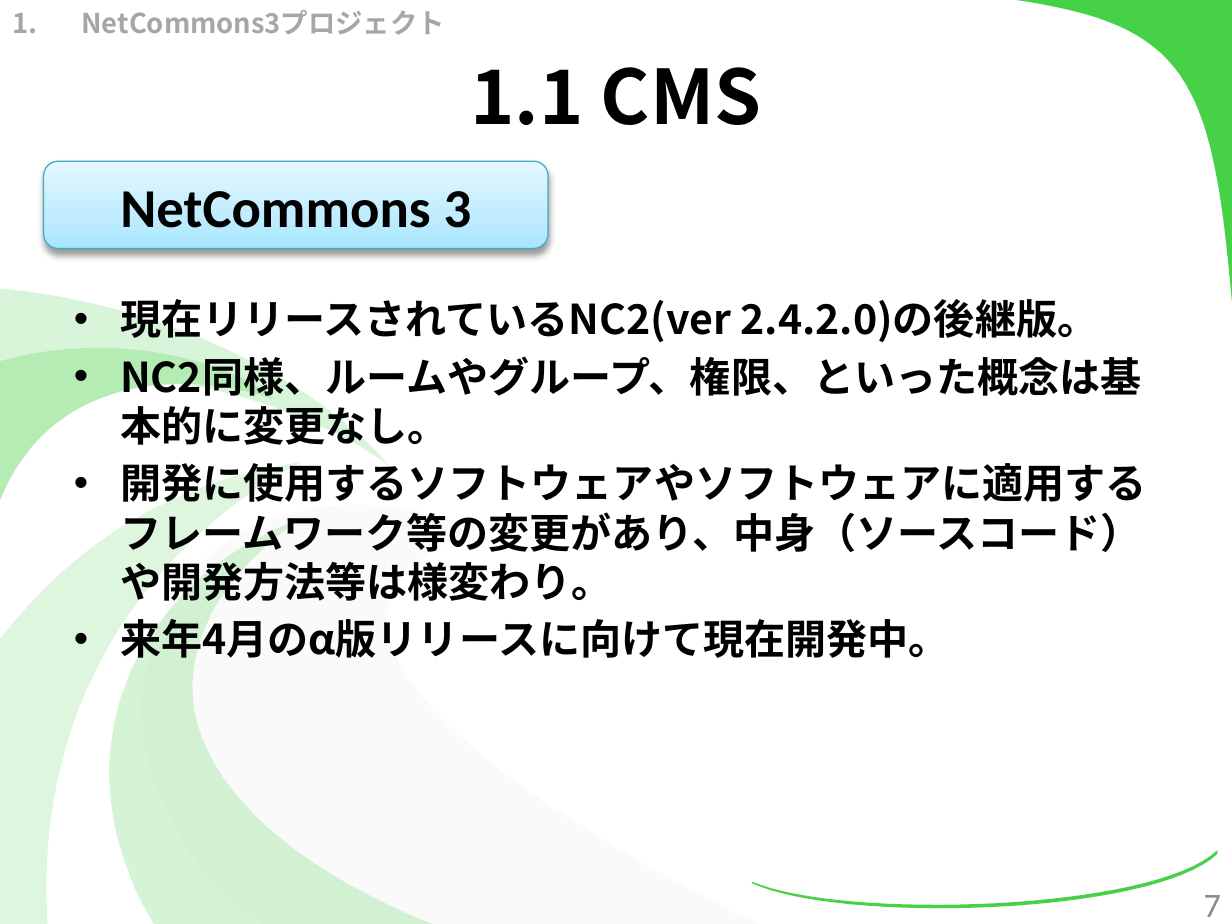
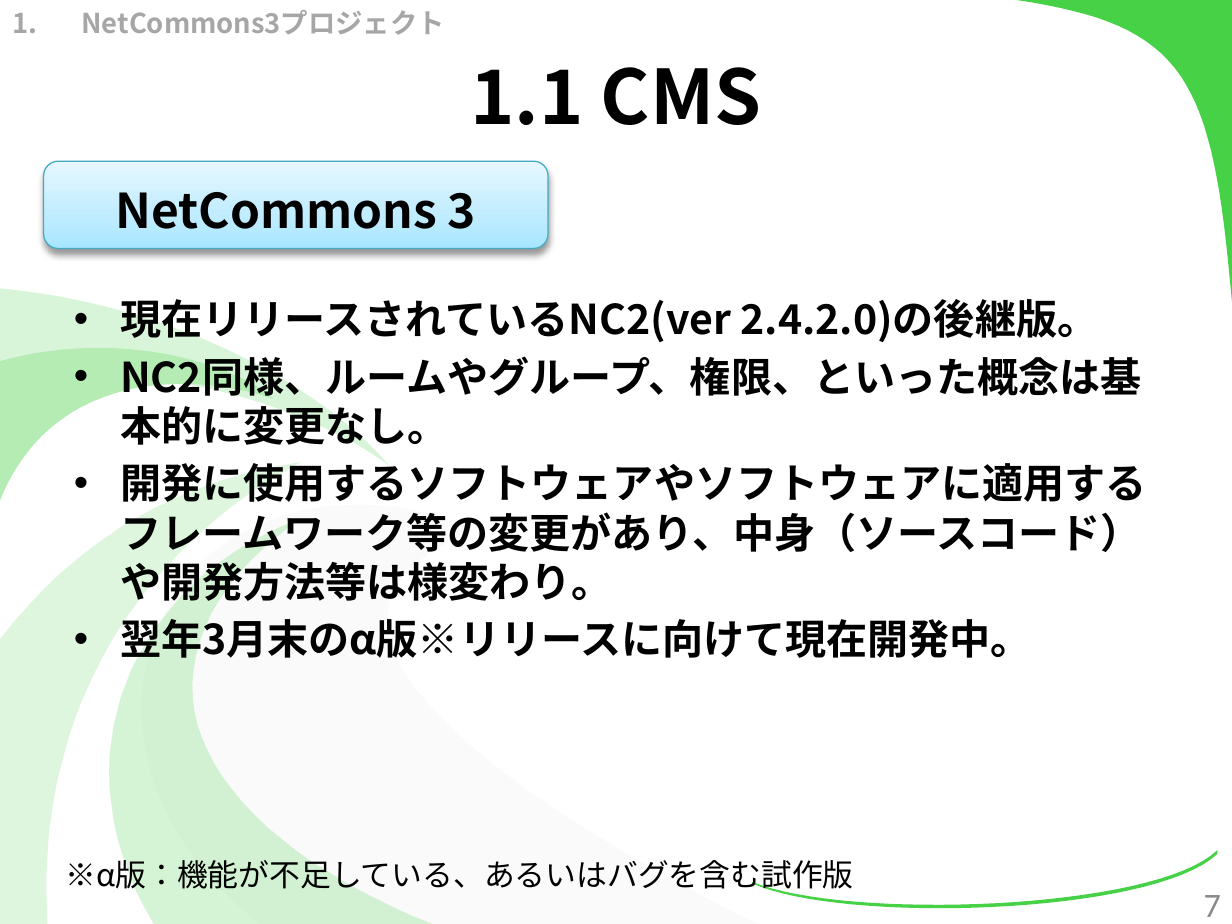
Before and after one commit to kotaro0717/Report-Management, a slide deck: slide 7 of 1.中間報告/3.発表資料/report_hokada.pptx. Drawn at 1232x924 pixels with LibreOffice and Linux fonts; fonts in the diff are those of the drawing. Boxes give left, top, right and bottom in pixels: in the first picture for what was removed or moved away, otherwise in the second. Text is boxed around its words. In the diff, an @@ line names an element or a change of style, - is before the commit and + after.

```diff
--- a/1.中間報告/3.発表資料/report_hokada.pptx
+++ b/1.中間報告/3.発表資料/report_hokada.pptx
@@ rounded rectangle "NetCommons 3" at box(43, 161, 547, 249): size 32 to 28 pt, font Calibri to Noto Sans CJK JP @@
@@ text at box(120, 612, 1032, 665): text changed @@
-• 来年4月のα版リリースに向けて現在開発中。
+• 翌年3月末のα版※リリースに向けて現在開発中。
@@ text added at box(65, 860, 853, 895), 18 pt, text #000000 @@
+※α版：機能が不足している、あるいはバグを含む試作版
```
Also in this commit, not shown: 33 other slides changed, 3 slides added, 5 slides removed.
